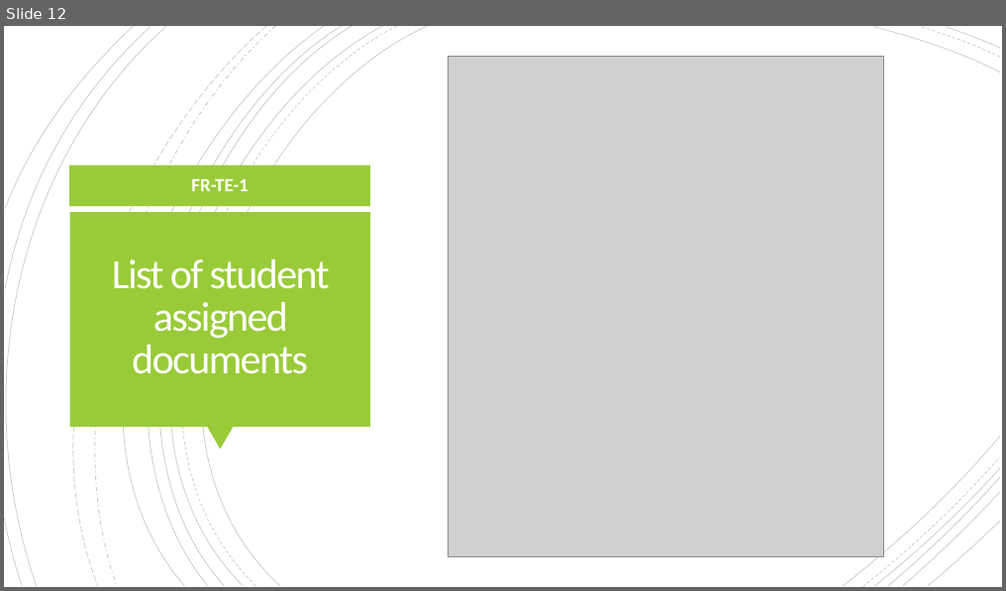
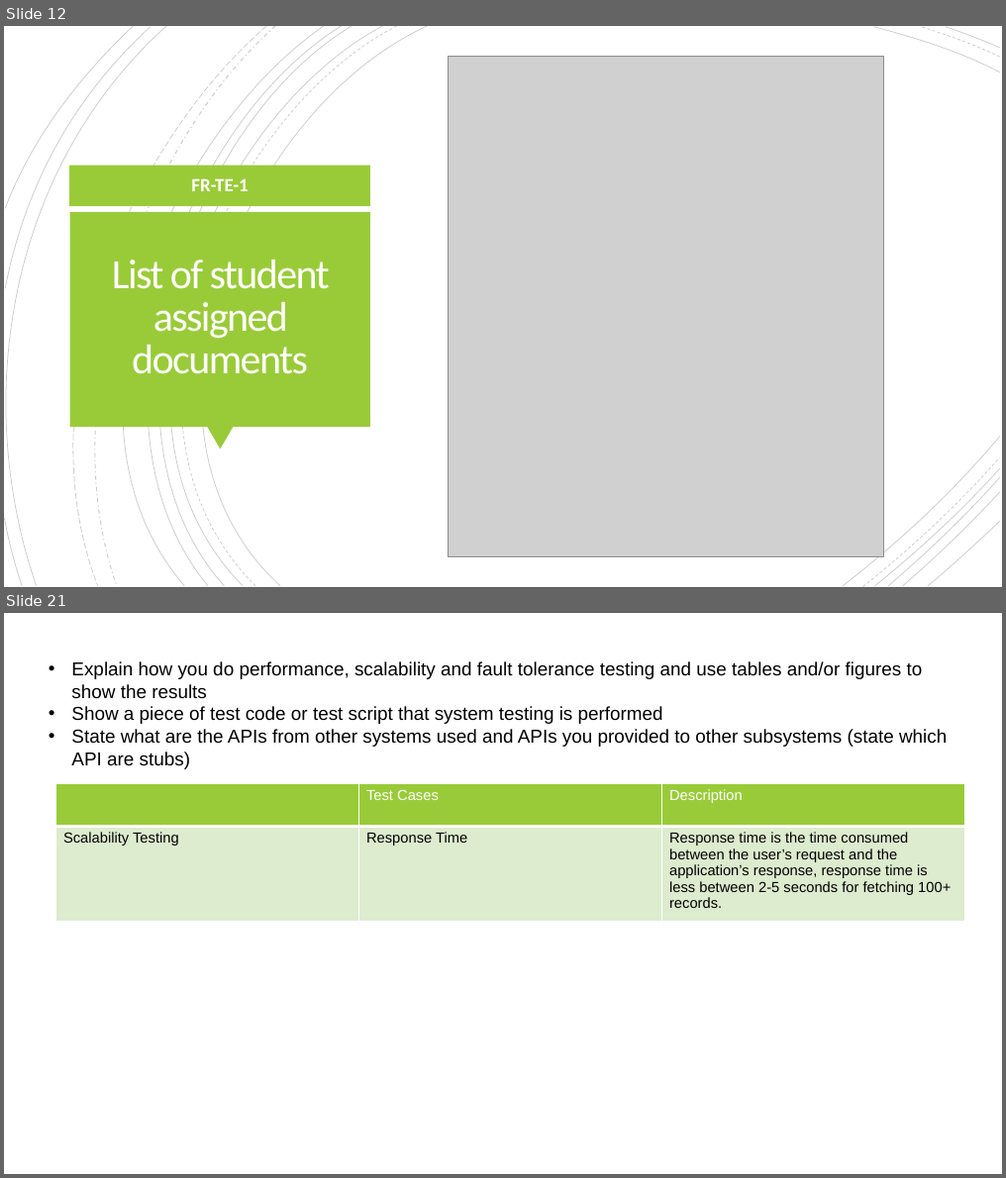
Before and after one commit to GiannaGD/FASTAPI-MONGO-TEACHER-MODULE, a slide deck: simran_presentation/COMP7033 Coursework.pptx. Shown one above the other, each under a label of ours: slide 12 before the commit, slides 12 and 21 after it; the slides between them are not shown. The pictures are 1006x591 and 1006x1178 pixels, drawn with LibreOffice and Linux fonts; fonts in the diff are those of the drawing; grey boxes stand for pictures. Boxes give left, top, right and bottom in pixels: in the first picture for what was removed or moved away, otherwise in the second. Text is boxed around its words. In the diff, an @@ line names an element or a change of style, - is before the commit and + after.

```diff
--- a/simran_presentation/COMP7033 Coursework.pptx
+++ b/simran_presentation/COMP7033 Coursework.pptx
@@ slide 21 added at (x1=4, y1=613, x2=1002, y2=1174), background #FFFFFF @@
@@ text added at (x1=71, y1=662, x2=946, y2=769), 18 pt, text #000000 @@
+• Explain how you do performance, scalability and fault tolerance testing and use tables and/or figures to show the results
+• Show a piece of test code or test script that system testing is performed
+• State what are the APIs from other systems used and APIs you provided to other subsystems (state which API are stubs)
@@ table added at (x1=55, y1=783, x2=965, y2=921), 2 rows, 3 columns @@
+ | Test Cases | Description
+Scalability Testing | Response Time | Response time is the time consumed between the user’s request and the application’s response, response time is less between 2-5 seconds for fetching 100+ records.
```
Also in this commit, not shown: 1 slide changed, 9 other slides added, 2 other files.
